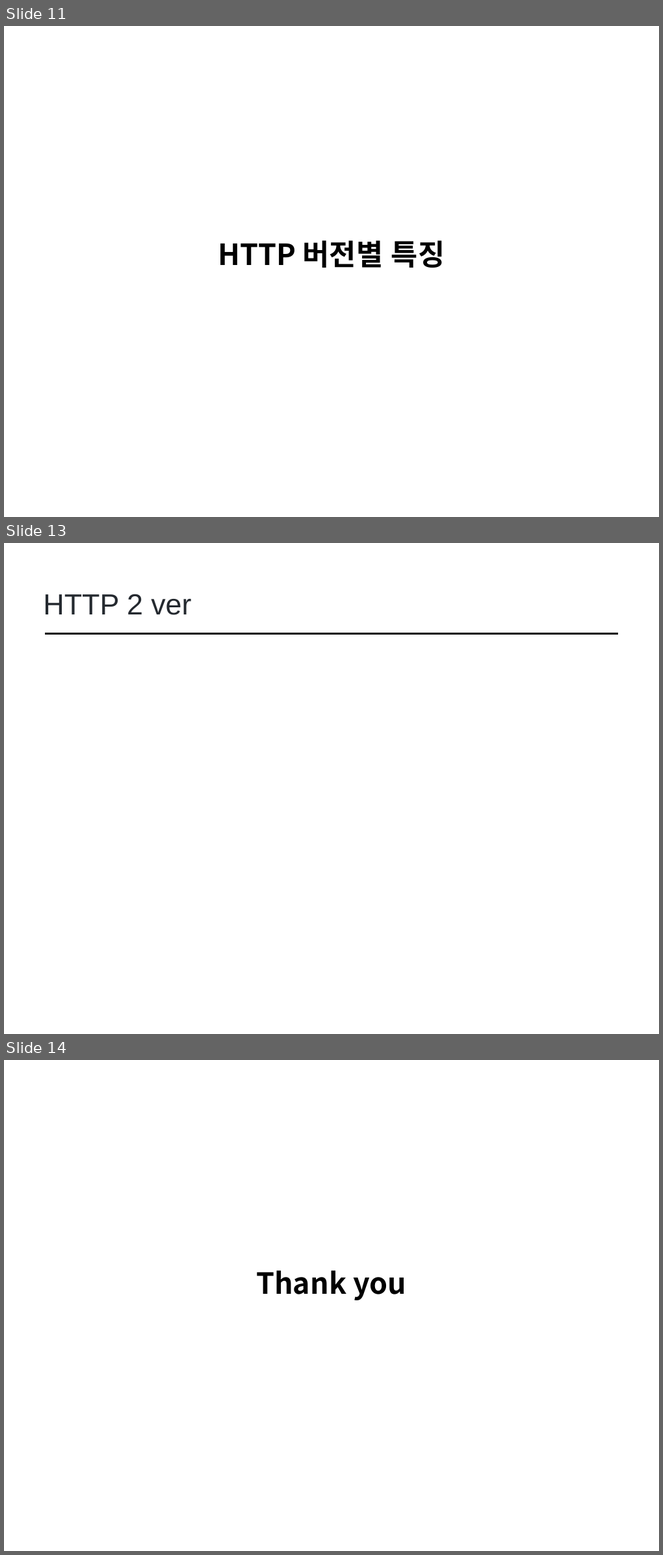
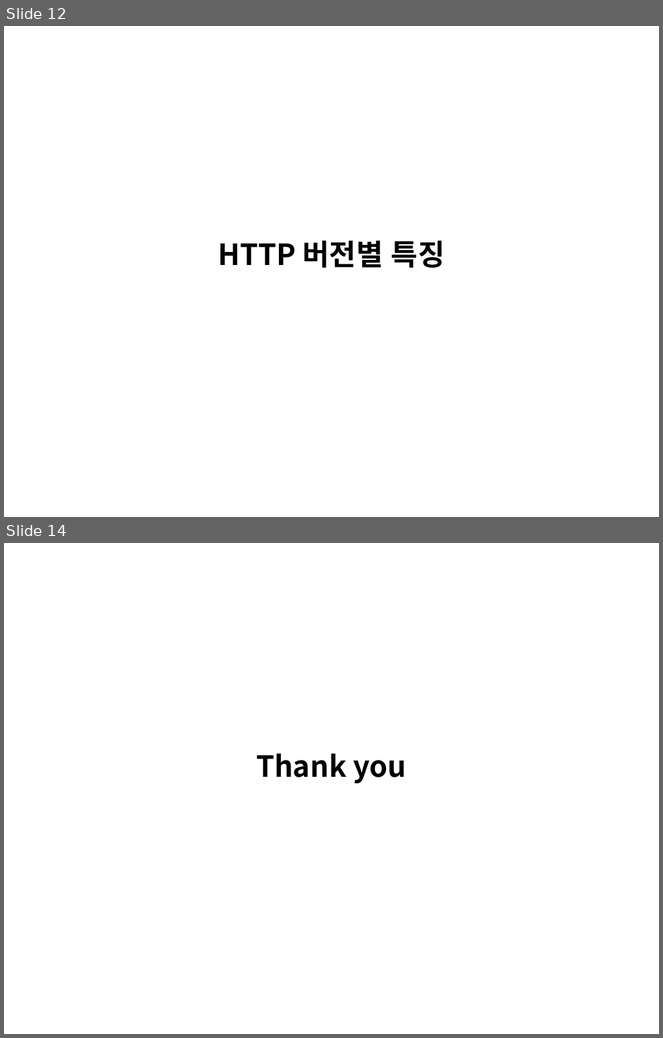
Before and after one commit to cs-study-org/cs-study, a slide deck: 16/yongki/WebServer.pptx. Shown one above the other, each under a label of ours: slides 11, 13 and 14 before the commit, slides 12 and 14 after it; the slides between them are not shown. The pictures are 663x1555 and 663x1038 pixels, drawn with LibreOffice and Linux fonts; fonts in the diff are those of the drawing. Boxes give left, top, right and bottom in pixels: in the first picture for what was removed or moved away, otherwise in the second. Text is boxed around its words. In the diff, an @@ line names an element or a change of style, - is before the commit and + after.

```diff
--- a/16/yongki/WebServer.pptx
+++ b/16/yongki/WebServer.pptx
@@ slide 13 removed at (4, 543, 659, 1034), background #FFFFFF @@
@@ title removed at (43, 594, 191, 615) @@
-HTTP 2 ver
@@ line removed from (46, 634) to (618, 634) @@
@@ what was slide 11 is now slide 12 @@
```
Also in this commit, not shown: 5 slides changed, 1 slide added, 2 other files.
